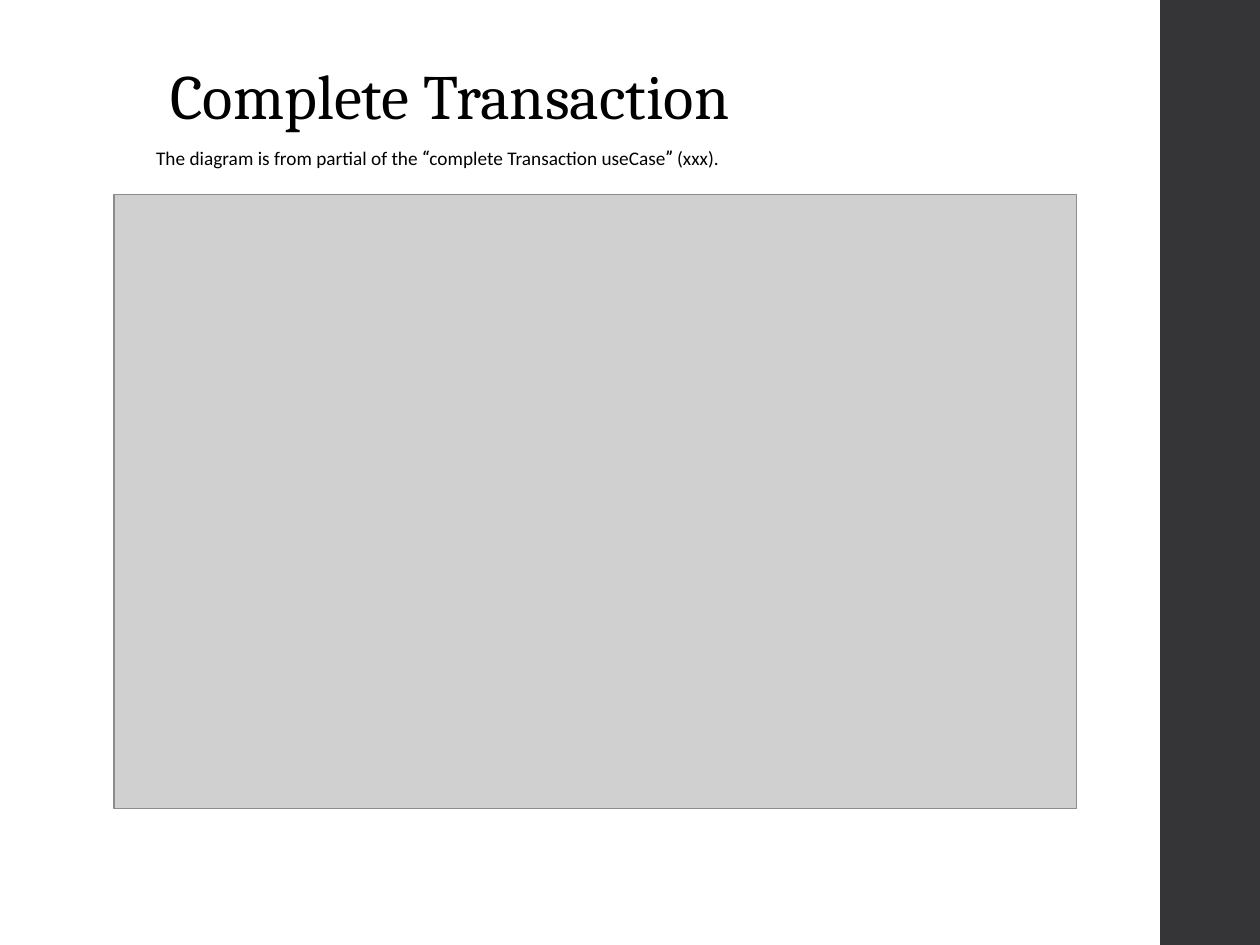
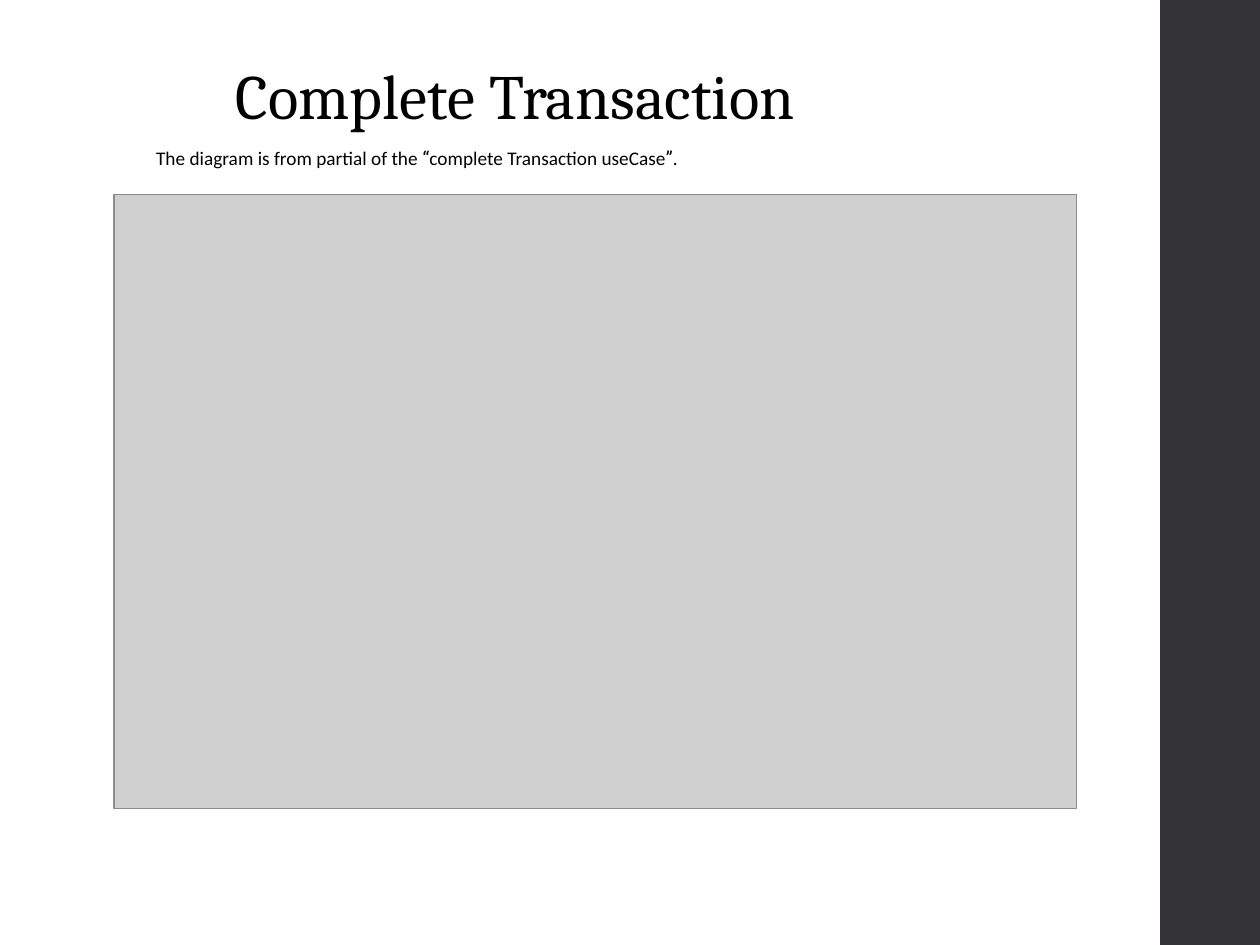
Before and after one commit to chenghao1983/VMCS_CA_PT4, a slide deck: slide 10 of PT4- Presentation - 01-09-2016.ppt. Drawn at 1260x945 pixels with LibreOffice and Linux fonts; fonts in the diff are those of the drawing; grey boxes stand for pictures. Boxes give left, top, right and bottom in pixels: in the first picture for what was removed or moved away, otherwise in the second. Text is boxed around its words. In the diff, an @@ line names an element or a change of style, - is before the commit and + after.

Commit message:
- updated layout

```diff
--- a/PT4- Presentation - 01-09-2016.ppt
+++ b/PT4- Presentation - 01-09-2016.ppt
@@ title "Complete Transaction": place and size @@
-title "Complete Transaction" at (170,75,729,133)
+title "Complete Transaction" at (236,75,795,133)
@@ text at (156,150,678,169): text changed @@
-The diagram is from partial of the “complete Transaction useCase” (xxx).
+The diagram is from partial of the “complete Transaction useCase”.
```
Also in this commit, not shown: 9 other slides changed, 1 slide added, 1 slide removed.
